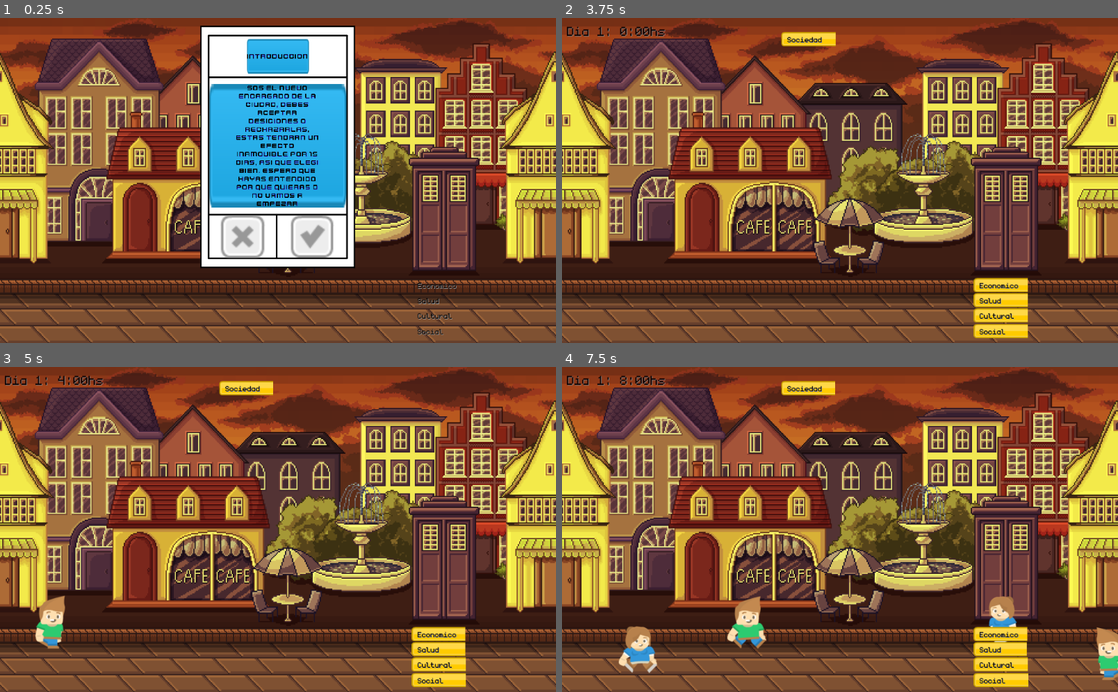
Above: before the commit, frames 1-4 (two rows, left to right).
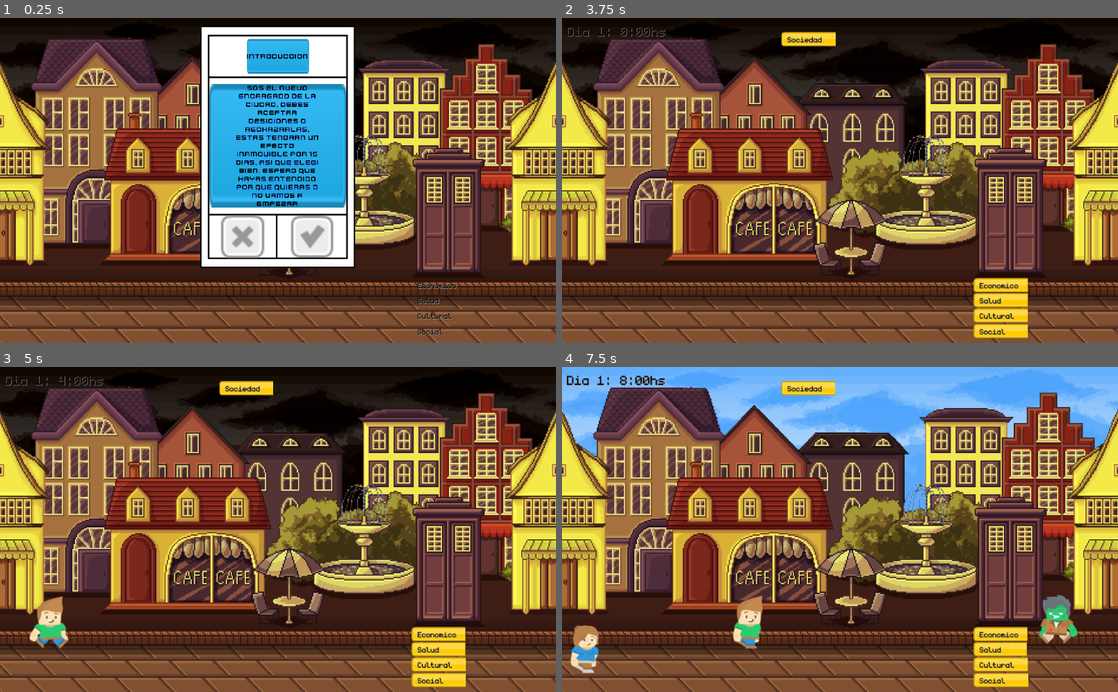
Above: after the commit, the same moments.

Repository: compumundohipermegaredUNQ/SimCovid-21
Game: Godot game, scene res://Main.tscn
The game is run twice, just before and just after one commit, with the same random seed, the same clock (stepped at 60 frames per second) and the same inputs.
Inputs (mouse positions are in pixels of both pictures, inside the frame that each line leads up to):
- Up to frame 1 (0.25 s): no input
- Up to frame 2 (3.75 s): click (873, 235) at 0.5 s; click (806, 235) at 1.25 s; click (873, 235) at 2 s; click (806, 235) at 2.75 s; click (873, 235) at 3.5 s
- Up to frame 3 (5 s): no input
- Up to frame 4 (7.5 s): click (806, 584) at 7.25 s

The runs differ from the first frame. In frame 1, 44% of the frame differs, in the area x 0-100%, y 0-100%; in frame 2, 54%; in frame 3, 54%; in frame 4, 56%.

Commit message:
Agregado amanecer y atardecer * A la noche circulan menos peatones * Zombies spawnean segun barra de salud

Diff:
--- /dev/null
+++ b/Background.gd
@@ -0,0 +1,28 @@
+extends Control
+
+onready var sky = $Sky
+
+var progress = 1.1
+var will_sunrise = -1
+var min_progress = 0
+var max_progress = 1.1
+
+func initialize(clock):
+	clock.connect("begin_sunrise", self, "begin_sunrise")
+	clock.connect("begin_nightfall", self, "begin_nightfall")
+
+# 1.1 -> 0 sunrise
+# 0 -> 1.1 nightfall
+func _process(delta):
+	progress = clamp(progress - will_sunrise * delta, min_progress, max_progress)
+	# Evitamos setear constantemente el parametro del shader
+	if (progress != min_progress || progress != max_progress):
+		sky.material.set_shader_param("progress", progress)
+
+func begin_sunrise():
+	progress = max_progress
+	will_sunrise = 1
+
+func begin_nightfall():
+	progress = min_progress
+	will_sunrise = -1
--- a/Main.tscn
+++ b/Main.tscn
@@ -1,11 +1,37 @@
-[gd_scene load_steps=7 format=2]
+[gd_scene load_steps=13 format=2]
 
-[ext_resource path="res://assets/City/City4.png" type="Texture" id=1]
+[ext_resource path="res://assets/City/City-no-sky.png" type="Texture" id=1]
 [ext_resource path="res://src/Main.gd" type="Script" id=2]
 [ext_resource path="res://src/Bar/HealthBarGroup.tscn" type="PackedScene" id=3]
 [ext_resource path="res://src/Clock/Clock.tscn" type="PackedScene" id=4]
 [ext_resource path="res://src/DeckOfCards/DeckOfCards.tscn" type="PackedScene" id=5]
 [ext_resource path="res://src/City/Pedestrians/PedestrianSpawner.tscn" type="PackedScene" id=6]
+[ext_resource path="res://assets/City/Sky.png" type="Texture" id=7]
+[ext_resource path="res://src/City/Shader/day_gradienttexture.tres" type="Texture" id=8]
+[ext_resource path="res://src/City/Shader/night_gradienttexture.tres" type="Texture" id=9]
+[ext_resource path="res://Background.gd" type="Script" id=10]
+
+[sub_resource type="Shader" id=1]
+code = "shader_type canvas_item;
+
+uniform float progress : hint_range(0.0,1) = 1;
+uniform sampler2D day_gradient;
+uniform sampler2D night_gradient;
+
+void fragment() {
+	vec3 c = texture(TEXTURE, UV, 0.0).rgb;
+    float grayscale = 0.2989 * c.r + 0.5870 * c.g + 0.1140 * c.b;
+	vec4 day = texture(day_gradient, vec2(grayscale, 0.0));
+	vec4 night = texture(night_gradient, vec2(grayscale, 0.0));
+	vec4 sky = mix(day, night, progress);
+    COLOR.rgb = sky.rgb;
+}"
+
+[sub_resource type="ShaderMaterial" id=2]
+shader = SubResource( 1 )
+shader_param/progress = 0.0
+shader_param/day_gradient = ExtResource( 8 )
+shader_param/night_gradient = ExtResource( 9 )
 
 [node name="Main" type="Node"]
 script = ExtResource( 2 )
@@ -13,9 +39,30 @@
 "_editor_description_": ""
 }
 
-[node name="TextureRect" type="TextureRect" parent="."]
-anchor_right = 1.0
-anchor_bottom = 1.0
+[node name="Background" type="Control" parent="."]
+anchor_right = 1.011
+anchor_bottom = 1.012
+margin_right = -0.264038
+margin_bottom = -0.200073
+script = ExtResource( 10 )
+__meta__ = {
+"_edit_use_anchors_": false
+}
+
+[node name="Sky" type="TextureRect" parent="Background"]
+material = SubResource( 2 )
+margin_right = 1036.0
+margin_bottom = 607.0
+texture = ExtResource( 7 )
+expand = true
+__meta__ = {
+"_edit_use_anchors_": false
+}
+
+[node name="Street" type="TextureRect" parent="Background"]
+margin_left = -8.0
+margin_right = 1036.0
+margin_bottom = 605.0
 texture = ExtResource( 1 )
 expand = true
 __meta__ = {
@@ -26,7 +73,7 @@
 autostart = true
 
 [node name="HealthBarGroup" parent="." instance=ExtResource( 3 )]
-z_index = 10
+z_index = 15
 
 [node name="Clock" parent="." instance=ExtResource( 4 )]
 seconds_per_day = 5.0
@@ -36,4 +83,3 @@
 scale = Vector2( 1, 1 )
 
 [node name="PedestrianSpawner" parent="." instance=ExtResource( 6 )]
-position = Vector2( 3.05176e-05, -3.05176e-05 )
--- a/src/Bar/HealthBar.gd
+++ b/src/Bar/HealthBar.gd
@@ -37,6 +37,9 @@
 func get_value():
 	return healthbar.value * percentage
 
+func get_healthbar_value():
+	return healthbar.value
+
 func set_multiplier(deck_multiplier):
 	multiplier = deck_multiplier
 
@@ -54,7 +57,6 @@
 
 func _update_value():
 	healthbar.value = healthbar.value + speed_multiplier * multiplier
-	print(healthbar.value)
 	remaining_ticks_before_emit = clamp(remaining_ticks_before_emit-1, 0, 10)
 	if _can_emit():
 		if _is_low():
--- a/src/Bar/HealthBarGroup.gd
+++ b/src/Bar/HealthBarGroup.gd
@@ -6,8 +6,10 @@
 onready var social_bar = $SocialBar
 onready var overall_bar = $OverallBar
 var global_timer
+var pedestrian_spawner
 
-func initialize(timer:Timer, clock:Node2D, multipliers):
+func initialize(timer:Timer, clock:Node2D, multipliers, spawner):
+	pedestrian_spawner = spawner
 	economia_bar.initialize(timer, clock, multipliers['Economico'])
 	salud_bar.initialize(timer, clock, multipliers['Salud'])
 	cultural_bar.initialize(timer, clock, multipliers['Cultural'])
@@ -16,6 +18,7 @@
 	timer.connect("timeout", self, "_update_overall_value")
 
 func _update_overall_value():
+	pedestrian_spawner.set_salud_current_value(salud_bar.get_healthbar_value())
 	var overall_value = economia_bar.get_value() + salud_bar.get_value() + cultural_bar.get_value() + social_bar.get_value()
 	overall_bar.set_value(overall_value)
 
--- a/src/City/Pedestrians/Pedestrian.gd
+++ b/src/City/Pedestrians/Pedestrian.gd
@@ -30,9 +30,12 @@
 func set_zombie_animation():
 	self.play("zombie_walk")
 
-func set_random_animation():
-	randomize()
-	self.play(animations[randi() % animations.size()])
+func set_random_animation(is_sick):
+	if !is_sick:
+		randomize()
+		self.play(animations[randi() % animations.size()])
+	else:
+		set_zombie_animation()
 
 func set_position_and_movement_direction(pos:Vector2):
 	position = pos
--- a/src/City/Pedestrians/Pedestrian.tscn
+++ b/src/City/Pedestrians/Pedestrian.tscn
@@ -10,11 +10,6 @@
 
 [sub_resource type="SpriteFrames" id=1]
 animations = [ {
-"frames": [ ExtResource( 6 ), ExtResource( 5 ) ],
-"loop": true,
-"name": "female_walk",
-"speed": 3.0
-}, {
 "frames": [ ExtResource( 1 ), ExtResource( 2 ) ],
 "loop": true,
 "name": "zombie_walk",
@@ -24,11 +19,17 @@
 "loop": true,
 "name": "male_walk",
 "speed": 3.0
+}, {
+"frames": [ ExtResource( 6 ), ExtResource( 5 ) ],
+"loop": true,
+"name": "female_walk",
+"speed": 3.0
 } ]
 
 [node name="Pedestrian" type="AnimatedSprite"]
 position = Vector2( -47.9458, 471.967 )
 frames = SubResource( 1 )
 animation = "male_walk"
+frame = 1
 playing = true
 script = ExtResource( 7 )
--- a/src/City/Pedestrians/PedestrianSpawner.gd
+++ b/src/City/Pedestrians/PedestrianSpawner.gd
@@ -7,7 +7,10 @@
 onready var min_y_position = screenSize.y * 0.76
 onready var max_y_position = screenSize.y * 0.9
 onready var x_positions = [screenSize.x + 40, -10.0]
-
+const nightfall_movement = 0.3
+const sunrise_movement = 1
+var movement_percentage = 0.3
+var salud_bar_value = 0.5
 var timer
 var main
 
@@ -17,14 +20,29 @@
 	timer.connect("timeout", self, "spawn_pedestrian")
 
 func spawn_pedestrian():
-	var person = PedestrianScene.instance()
-	person.initialize()
-	person.set_random_animation()
-	person.set_position_and_movement_direction(get_random_position())
-	main.add_child(person)
+	randomize()
+	if randf() < movement_percentage:
+		var person = PedestrianScene.instance()
+		person.initialize()
+		person.set_random_animation(is_sick())
+		person.set_position_and_movement_direction(get_random_position())
+		main.add_child(person)
 
 func get_random_position() -> Vector2:
 	randomize()
 	var y_position = rng.randf_range(min_y_position, max_y_position)
 	var x_position = x_positions[randi() % x_positions.size()]
 	return Vector2(x_position, y_position)
+
+func set_nightfall_movement():
+	movement_percentage = nightfall_movement
+
+func set_sunrise_movement():
+	movement_percentage = sunrise_movement
+
+func set_salud_current_value(salud_value):
+	salud_bar_value = salud_value / 100
+
+func is_sick():
+	randomize()
+	return randf() > salud_bar_value
--- /dev/null
+++ b/src/City/Shader/day_gradienttexture.tres
@@ -0,0 +1,8 @@
+[gd_resource type="GradientTexture" load_steps=2 format=2]
+
+[sub_resource type="Gradient" id=1]
+offsets = PoolRealArray( 0.190141, 0.816901 )
+colors = PoolColorArray( 0.317647, 0.65098, 0.992157, 1, 1, 1, 1, 1 )
+
+[resource]
+gradient = SubResource( 1 )
--- /dev/null
+++ b/src/City/Shader/night_gradienttexture.tres
@@ -0,0 +1,8 @@
+[gd_resource type="GradientTexture" load_steps=2 format=2]
+
+[sub_resource type="Gradient" id=1]
+offsets = PoolRealArray( 0.133803, 1 )
+colors = PoolColorArray( 0.0117647, 0.0117647, 0.0117647, 1, 0.560784, 0.552941, 0.552941, 1 )
+
+[resource]
+gradient = SubResource( 1 )
--- a/src/Clock/Clock.gd
+++ b/src/Clock/Clock.gd
@@ -7,16 +7,20 @@
 var day_count = 1
 var hour_count = 0
 var hours_per_second
+var pedestrian_spawner
 
 signal day_change
 signal speed_updated
 signal morning
+signal begin_sunrise
+signal begin_nightfall
 
 func morningCard():
 	if(hour_count == 8 ):
 		emit_signal("morning")
 
-func initialize(timer:Timer):
+func initialize(timer:Timer, spawner):
+	pedestrian_spawner = spawner
 	set_seconds_per_day(seconds_per_day)
 	_do_update()
 	timer.connect("timeout", self, "_update")
@@ -33,8 +37,16 @@
 		day_count += 1
 		hour_count -= 24
 	morningCard()
-#	print(hour_count)
+	emit_sunrise_or_nightfall()
 	_do_update()
+
+func emit_sunrise_or_nightfall():
+	if(hour_count == 6):
+		pedestrian_spawner.set_sunrise_movement()
+		emit_signal("begin_sunrise")
+	if(hour_count == 18):
+		pedestrian_spawner.set_nightfall_movement()
+		emit_signal("begin_nightfall")
 
 func _do_update():
 	var text = str("Dia ", day_count, ": ", hour_count, ":00hs")
--- a/src/Main.gd
+++ b/src/Main.gd
@@ -4,6 +4,7 @@
 onready var healt_bar_group = $HealthBarGroup
 onready var clock = $Clock
 onready var pedestrian_spawner = $PedestrianSpawner
+onready var background = $Background
 
 func _ready():
 	DeckOfCards.initialize(self, timer)
@@ -11,11 +12,12 @@
 	$DeckOfCards.scale.y = 2
 
 func _startGame(multipliers):
-	clock.initialize(timer)
+	clock.initialize(timer, pedestrian_spawner)
+	background.initialize(clock)
 	# Esto eventualmente se elegirá desde el menú antes de arrancar
-	healt_bar_group.initialize(timer, clock, multipliers)
+	pedestrian_spawner.initialize(timer, self)
+	healt_bar_group.initialize(timer, clock, multipliers, pedestrian_spawner)
 	clock.set_seconds_per_day(15)
-	pedestrian_spawner.initialize(timer, self)
 
 func set_multipliers(multipliers):
 	healt_bar_group.set_multipliers(multipliers)
Binary file added: assets/City/City-no-sky.png
Not shown, added: assets/City/City-no-sky.png.import
